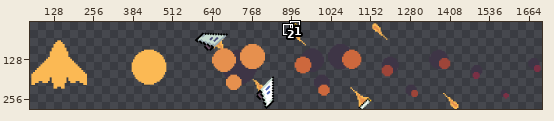
Pixel-art file -- Assets/Source/Kekyr/Art/Sprites/Aseprite/MainShip - Destruction.aseprite. Above: a wide view before the commit, with the close-up outlined.
Close-up. Old version:
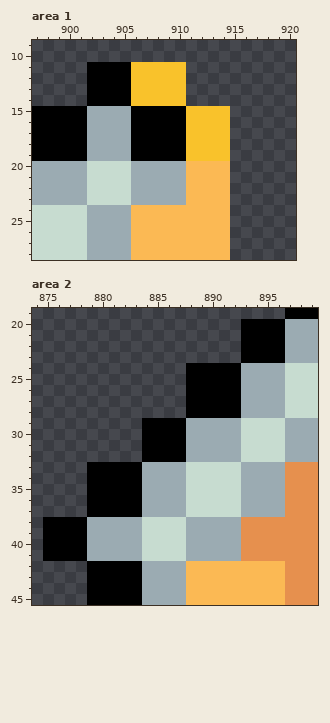
1728x288 pixels, 1 frame. Shown: area 1: x 897..920, y 9..28; area 2: x 874..899, y 19..45. The wide view leaves out empty margins. The commit also changed other parts of the picture, which this record leaves out.
New version:
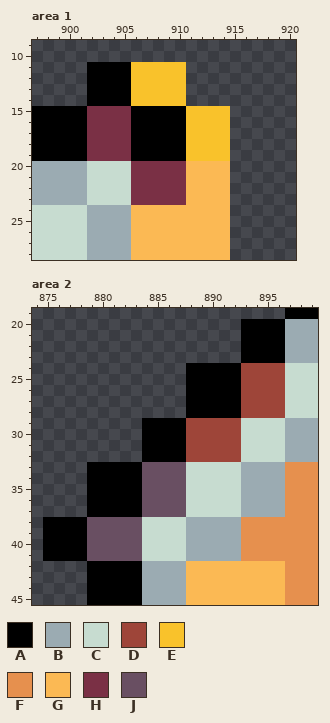
Palette (. is transparent): A #000000  B #9babb2  C #c7dcd0  D #9e4539  E #f9c22b  F #e6904e  G #fbb954  H #7a3045  J #694f62
Change:
Area 1:
y 15..19: x 902..905 BBBB -> HHHH
y 20..23: x 906..910 BBBBB -> HHHHH
Area 2:
y 24..28: x 893..896 BBBB -> DDDD
y 29..32: x 888..892 BBBBB -> DDDDD
y 33..37: x 884..887 BBBB -> JJJJ
y 38..41: x 879..883 BBBBB -> JJJJJ
Boxes around the changes in both close-ups, in picture pixels (x1, y1, x2, y2):
changed: (87, 106, 186, 205)
changed: (87, 363, 285, 561)
